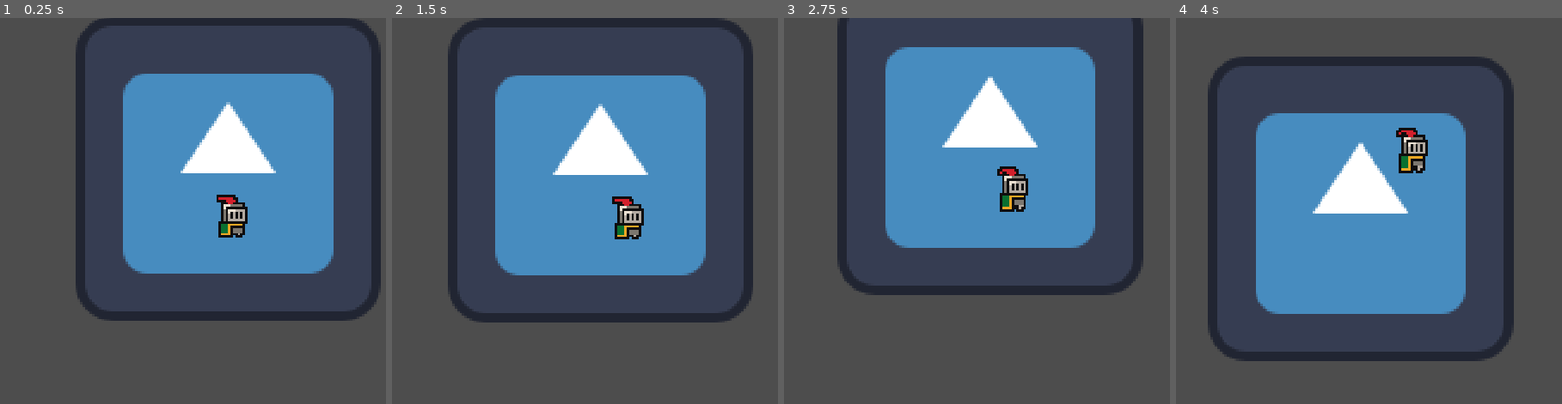
Above: before the commit, frames 1-4 (left to right).
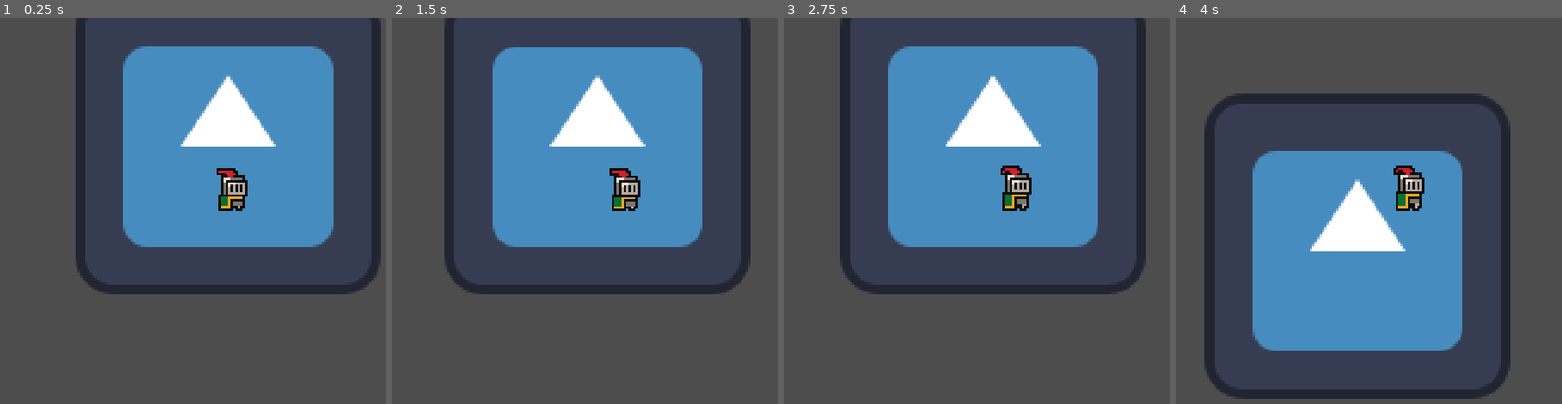
Above: after the commit, the same moments.

Repository: ToastedTeam/CaveGame
Game: Godot game, scene res://scenes/main.tscn
Same seed, same stepped clock (60 frames per second), same inputs: the game is played once before the commit and once after it. The engine's default icon, where the game draws it, is replaced by a stand-in: a white triangle on a blue panel in a dark square.
Inputs:
- Up to frame 1 (0.25 s): no input
- Up to frame 2 (1.5 s): hold Right (ui_right) from 0.53 s (still down); tap Up (ui_up) at 0.77 s
- Up to frame 3 (2.75 s): tap Up (ui_up) at 1.52 s; release Right (ui_right) at 2.03 s; hold Left (ui_left) from 2.03 s (still down)
- Up to frame 4 (4 s): release Left (ui_left) at 2.78 s; hold Right (ui_right) from 2.78 s (still down); tap Up (ui_up) at 3.02, 3.77 s

The runs differ from the first frame. In frame 1, 18% of the frame differs, in the area x 19-99%, y 0-79%; in frame 2, 21%; in frame 3, 4.4%; in frame 4, 26%, in the area x 7-88%, y 10-99%.

Commit message:
messed around the subpixel movement, failed to do anyhting meaningful

Diff:
--- a/project.godot
+++ b/project.godot
@@ -23,6 +23,10 @@
 
 project/assembly_name="CaveGame"
 
+[physics]
+
+common/physics_interpolation=true
+
 [rendering]
 
 textures/canvas_textures/default_texture_filter=0
--- a/scenes/test.tscn
+++ b/scenes/test.tscn
@@ -6,16 +6,16 @@
 [ext_resource type="Script" path="res://scripts/camera.gd" id="4_bc54e"]
 [ext_resource type="Shader" path="res://shaders/pixel_camera.gdshader" id="4_oyl6j"]
 
-[sub_resource type="WorldBoundaryShape2D" id="WorldBoundaryShape2D_c3fxt"]
-
 [sub_resource type="ShaderMaterial" id="ShaderMaterial_q66og"]
 shader = ExtResource("4_oyl6j")
 shader_parameter/cam_position = null
 shader_parameter/cam_offset = Vector2(0, 0)
 
+[sub_resource type="WorldBoundaryShape2D" id="WorldBoundaryShape2D_c3fxt"]
+
 [node name="Main" type="Node2D" node_paths=PackedStringArray("camera")]
 script = ExtResource("1_lc7kf")
-camera = NodePath("Camera2D")
+camera = NodePath("Player/Camera2D")
 
 [node name="Icon" type="Sprite2D" parent="."]
 position = Vector2(-2, -6)
@@ -24,22 +24,22 @@
 
 [node name="Player" parent="." instance=ExtResource("1_pxad3")]
 
+[node name="Camera2D" type="Camera2D" parent="Player" node_paths=PackedStringArray("followTarget")]
+material = SubResource("ShaderMaterial_q66og")
+script = ExtResource("4_bc54e")
+followTarget = NodePath("..")
+
+[node name="ColorRect" type="ColorRect" parent="Player/Camera2D"]
+visible = false
+offset_left = -633.0
+offset_top = -540.0
+offset_right = 367.0
+offset_bottom = 460.0
+scale = Vector2(1.72, 1)
+
 [node name="StaticBody2D" type="StaticBody2D" parent="."]
 position = Vector2(-1, -25)
 
 [node name="CollisionShape2D" type="CollisionShape2D" parent="StaticBody2D"]
 position = Vector2(0, 48)
 shape = SubResource("WorldBoundaryShape2D_c3fxt")
-
-[node name="Camera2D" type="Camera2D" parent="." node_paths=PackedStringArray("followTarget")]
-material = SubResource("ShaderMaterial_q66og")
-script = ExtResource("4_bc54e")
-followTarget = NodePath("../Player")
-
-[node name="ColorRect" type="ColorRect" parent="Camera2D"]
-visible = false
-offset_left = -633.0
-offset_top = -540.0
-offset_right = 367.0
-offset_bottom = 460.0
-scale = Vector2(1.72, 1)
--- a/scripts/camera.gd
+++ b/scripts/camera.gd
@@ -2,6 +2,7 @@
 extends Camera2D
 
 @export var followTarget: Node2D;
+#var lastPosition: Vector2 = Vector2.ZERO;
 
 var viewport_shader: ShaderMaterial
 
@@ -10,15 +11,17 @@
 	pass # Replace with function body.
 
 
-# Called every frame. 'delta' is the elapsed time since the previous frame.
-func _process(delta: float) -> void:
+func _physics_process(delta: float) -> void:
+	# POTENTIAL FIX: Try applying the sub-pixel adjustment in physics process?
+	# personally didn't see a change but maybe it can help.
+
 	#if position.distance_to(followTarget.position) > 0.5:
 		#position = position.lerp(followTarget.position, 10 * delta)
 	#else:
 		#position = followTarget.position
 	#print(7 * delta)
 
-	position = position.lerp(followTarget.position, 7 * delta)
+	#position = position.lerp(followTarget.position, 7 * delta)
 	var sub_pixel : Vector2 = Vector2(
 		global_position.round().x - global_position.x,
 		global_position.round().y - global_position.y
@@ -27,12 +30,15 @@
 	if sub_pixel.length() < 0.1:
 		sub_pixel = Vector2.ZERO
 
+	#print(followTarget.position.distance_to(lastPosition))
 
+	#lastPosition = followTarget.position;
 	if viewport_shader:
 		viewport_shader.set_shader_parameter("cam_offset", sub_pixel)
 		viewport_shader.set_shader_parameter("cam_position", global_position)
 
 		pass
+
 	#pass
 
 
